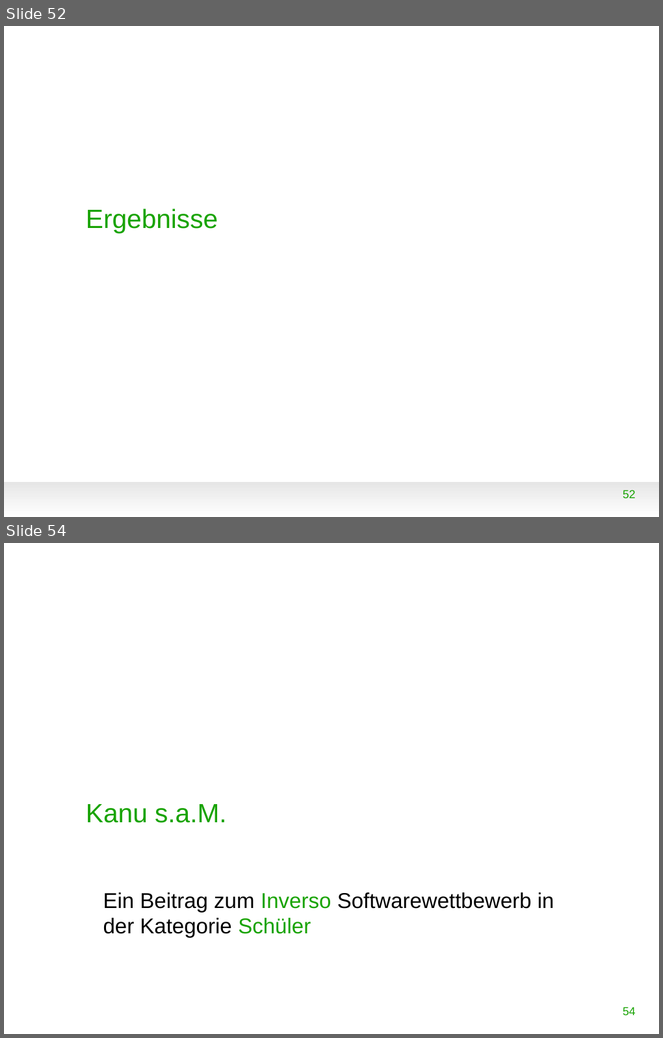
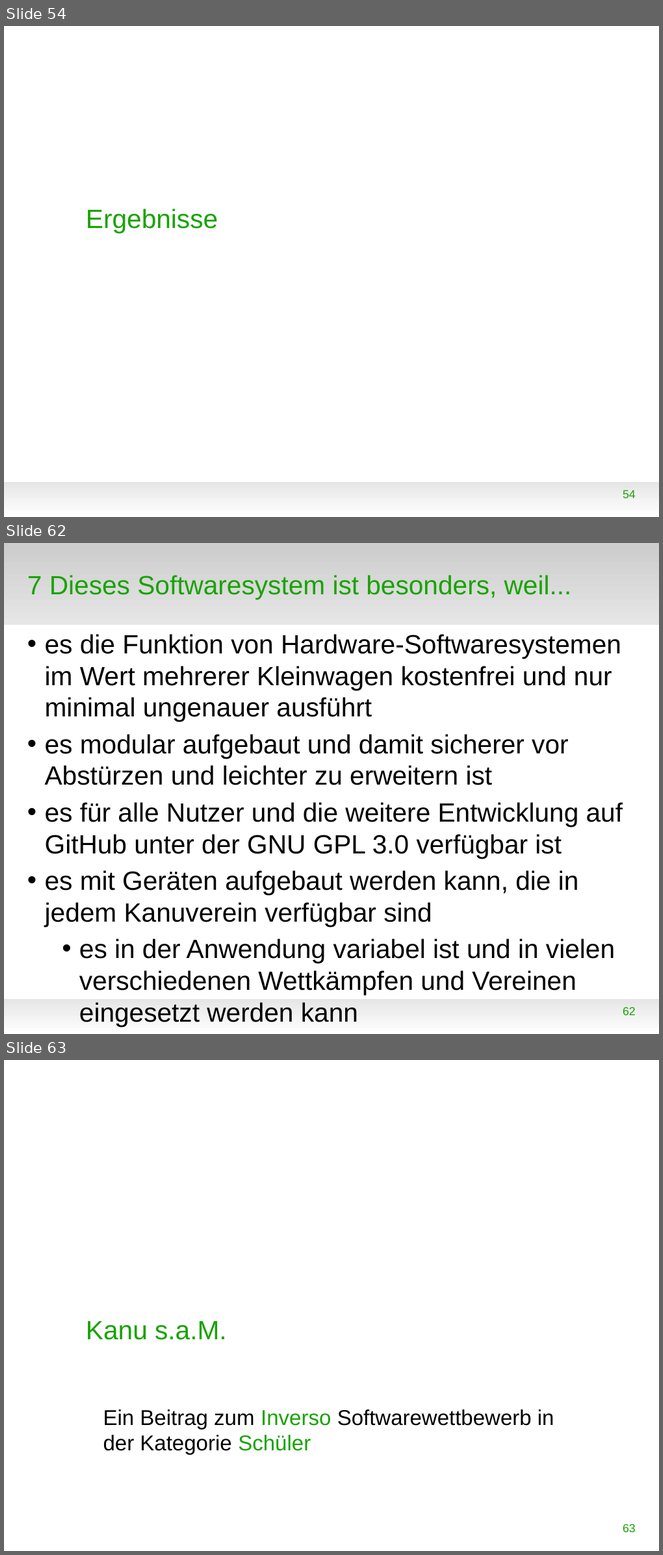
Before and after one commit to WorldofJARcraft/Kanu-s.a.M., a slide deck: Präsentation/Präsentation.odp. Shown one above the other, each under a label of ours: slides 52 and 54 before the commit, slides 54, 62 and 63 after it; the slides between them are not shown. The pictures are 663x1038 and 663x1555 pixels, drawn with LibreOffice and Linux fonts; fonts in the diff are those of the drawing; background and template pictures are left out. Boxes give left, top, right and bottom in pixels: in the first picture for what was removed or moved away, otherwise in the second. Text is boxed around its words. In the diff, an @@ line names an element or a change of style, - is before the commit and + after.

```diff
--- a/Präsentation/Präsentation.odp
+++ b/Präsentation/Präsentation.odp
@@ slide 62 added at bbox=[4, 543, 659, 1034], background #FFFFFF; not listed: 1 template element that a slide beside it also shows @@
@@ rectangle added at bbox=[4, 543, 659, 625], fill gradient #CCCCCC to #E6E6E6 @@
@@ title added at bbox=[27, 575, 572, 599], 32 pt, text #18A303 @@
+7 Dieses Softwaresystem ist besonders, weil...
@@ text added at bbox=[45, 634, 623, 995], 32 pt, text #000000 @@
+• es die Funktion von Hardware-Softwaresystemen im Wert mehrerer Kleinwagen kostenfrei und nur minimal ungenauer ausführt
+• es modular aufgebaut und damit sicherer vor Abstürzen und leichter zu erweitern ist
+• es für alle Nutzer und die weitere Entwicklung auf GitHub unter der GNU GPL 3.0 verfügbar ist
+• es mit Geräten aufgebaut werden kann, die in jedem Kanuverein verfügbar sind
+    • es in der Anwendung variabel ist und in vielen verschiedenen Wettkämpfen und Vereinen eingesetzt werden kann
@@ page number added at bbox=[623, 1007, 636, 1016], 14 pt, text #18A303 @@
+62
@@ what was slide 52 is now slide 54 @@
@@ page number at bbox=[623, 490, 636, 499]: text changed @@
-52
+54
@@ what was slide 54 is now slide 63 @@
@@ page number at bbox=[623, 1524, 636, 1533]: text changed @@
-54
+63
```
Also in this commit, not shown: 12 slides changed, 8 other slides added, 20 other files.
